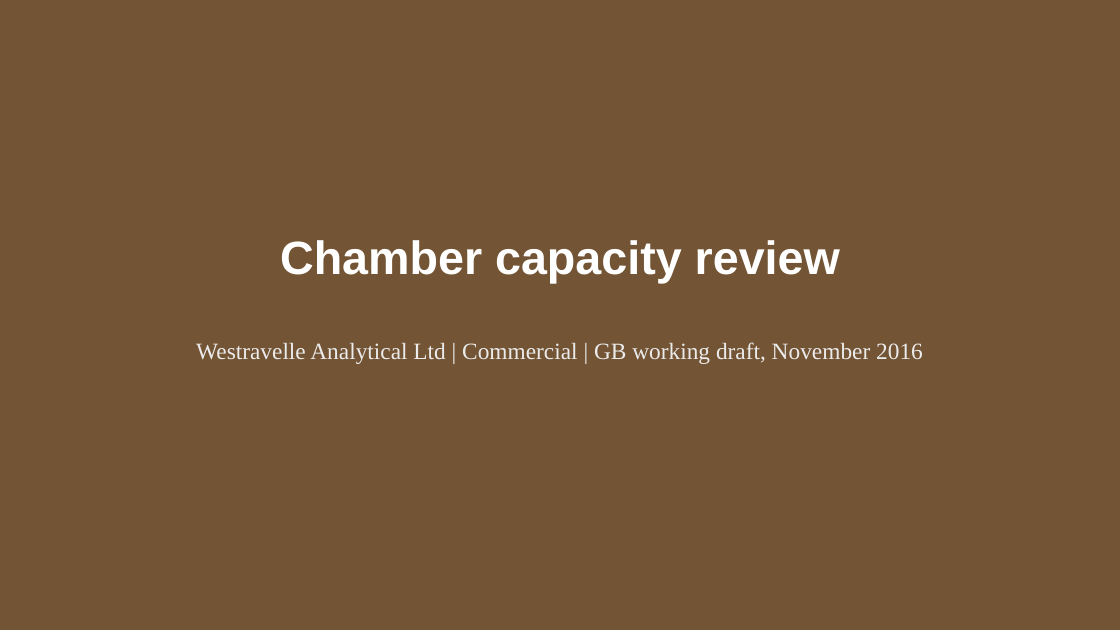
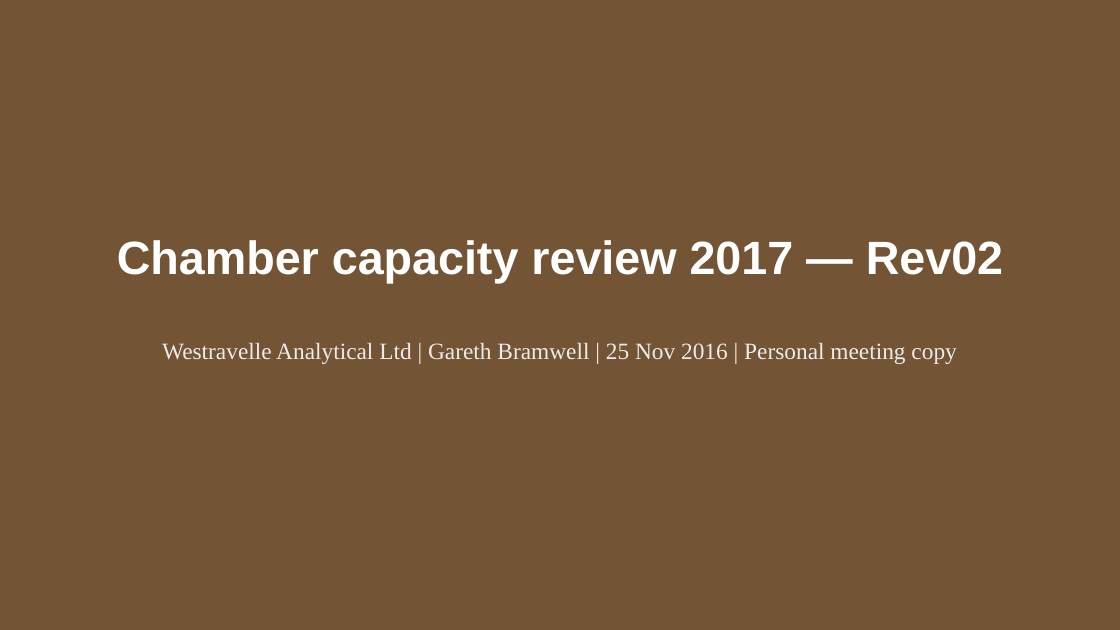
Before and after one commit to 60xAI/portco-mock-dataset, a slide deck: slide 1 of output/archive/Archive/Users/garethb_old_laptop/Commercial/Capacity_Reviews/CHAMBER_CAPACITY_2017_Rev02.pptx. Drawn at 1120x630 pixels with LibreOffice and Linux fonts; fonts in the diff are those of the drawing. Boxes give left, top, right and bottom in pixels: in the first picture for what was removed or moved away, otherwise in the second. Text is boxed around its words. In the diff, an @@ line names an element or a change of style, - is before the commit and + after.

Commit message:
Stage 8 review fixes: E-024

```diff
--- a/output/archive/Archive/Users/garethb_old_laptop/Commercial/Capacity_Reviews/CHAMBER_CAPACITY_2017_Rev02.pptx
+++ b/output/archive/Archive/Users/garethb_old_laptop/Commercial/Capacity_Reviews/CHAMBER_CAPACITY_2017_Rev02.pptx
@@ title at [117, 240, 1003, 284]: text changed @@
-Chamber capacity review
+Chamber capacity review 2017 — Rev02
@@ subtitle at [162, 343, 956, 364]: text changed @@
-Westravelle Analytical Ltd | Commercial | GB working draft, November 2016
+Westravelle Analytical Ltd | Gareth Bramwell | 25 Nov 2016 | Personal meeting copy
```
Also in this commit, not shown: 4 other slides changed, 1 slide added, 2 slides removed, 1 other file.
